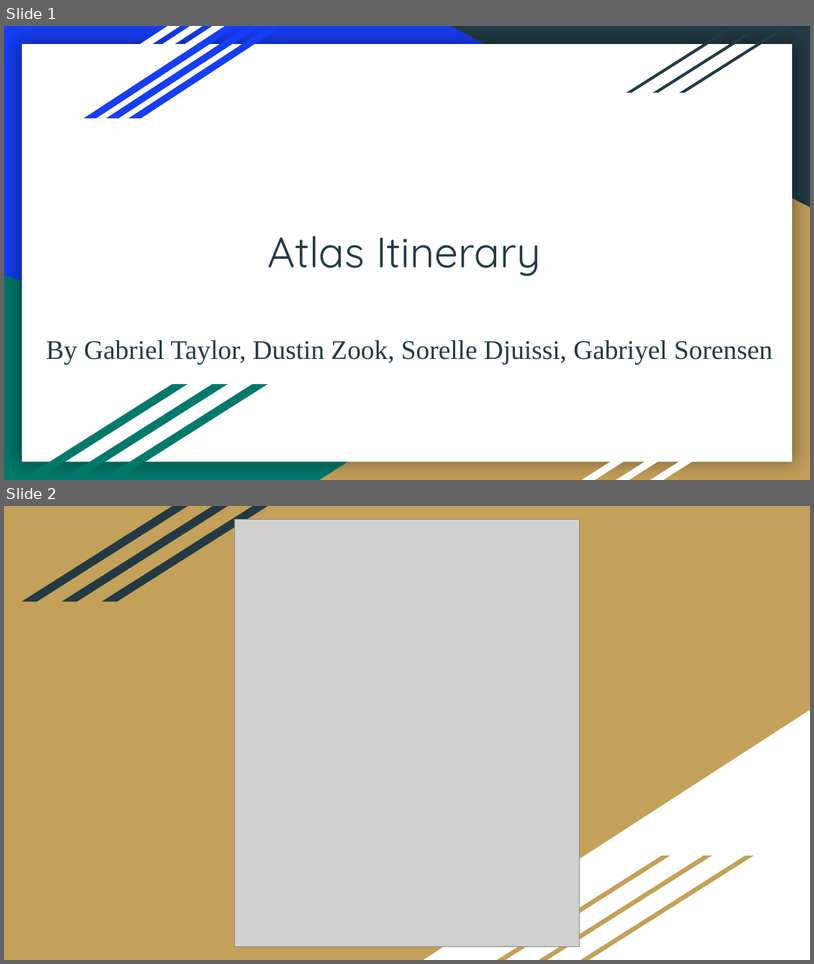
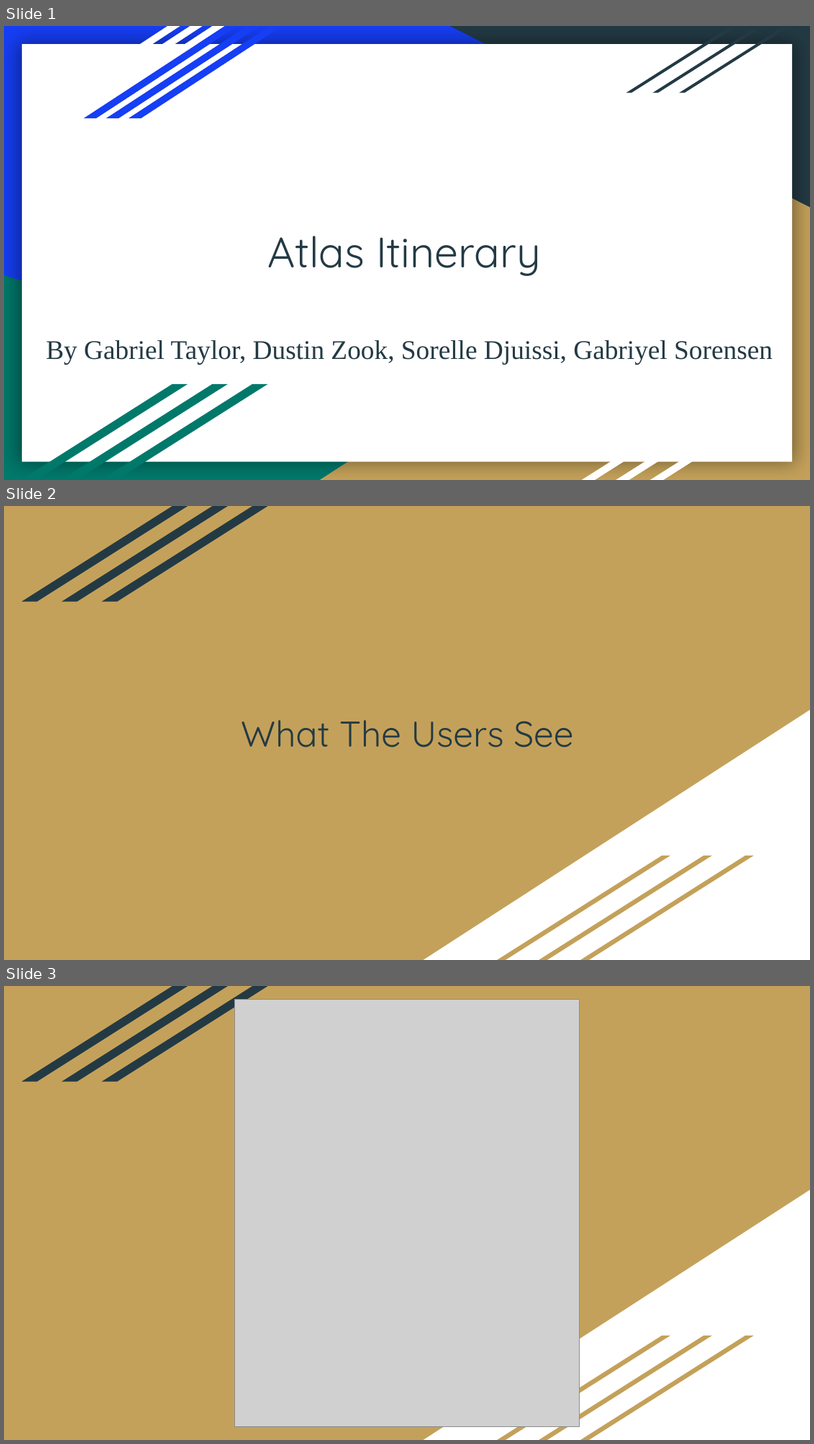
Before and after one commit to DustinWZook/Atlas-Itinerary, a slide deck: Documents/Project Design/Project Design.pptx. Shown one above the other, each under a label of ours: slides 1 and 2 before the commit, slides 1, 2 and 3 after it. The pictures are 814x964 and 814x1444 pixels, drawn with LibreOffice and Linux fonts; fonts in the diff are those of the drawing; grey boxes stand for pictures. Boxes give left, top, right and bottom in pixels: in the first picture for what was removed or moved away, otherwise in the second. Text is boxed around its words. In the diff, an @@ line names an element or a change of style, - is before the commit and + after.

```diff
--- a/Documents/Project Design/Project Design.pptx
+++ b/Documents/Project Design/Project Design.pptx
@@ slide 2 added at <box>4,506,810,960</box>, background #C4A15A; not listed: 7 template elements that a slide beside it also shows @@
@@ title added at <box>241,720,574,747</box>, 32 pt, text #233A44 @@
+What The Users See
@@ what was slide 2 is now slide 3 @@
```
Also in this commit, not shown: 7 slides changed, 1 other slide added, 1 slide removed.
